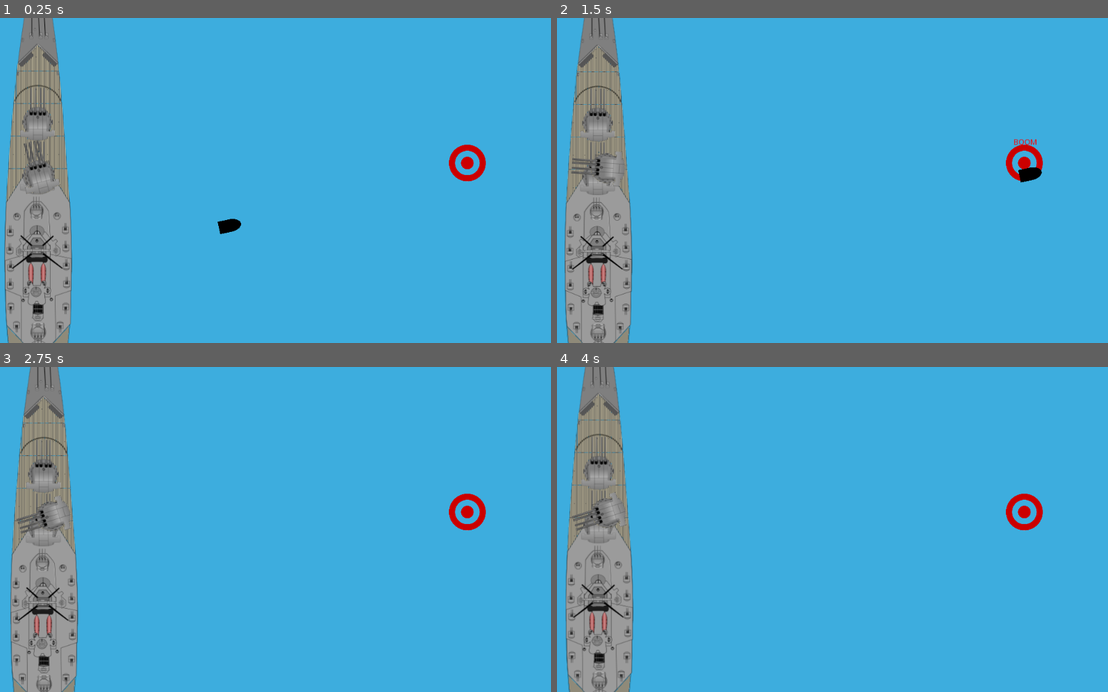
Above: before the commit, frames 1-4 (two rows, left to right).
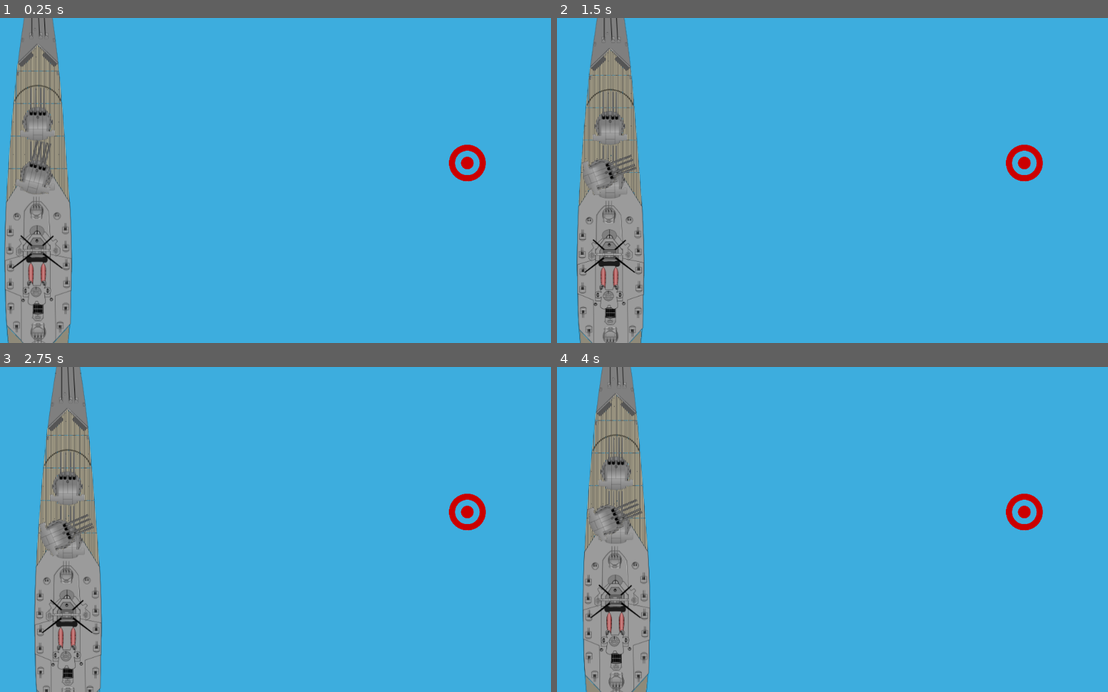
Above: after the commit, the same moments.

Repository: qsollet/2d-naval-combat
Game: Godot game, scene res://main.tscn
Same seed, same stepped clock (60 frames per second), same inputs: the game is played once before the commit and once after it.
Inputs:
- Up to frame 1 (0.25 s): no input
- Up to frame 2 (1.5 s): tap Enter (ui_accept) at 0.5, 1.35 s; hold Right (ui_right) 0.53-1.28 s; hold Enter (ui_accept) 0.53-1.28 s; hold Down (ui_down) from 1.28 s (still down)
- Up to frame 3 (2.75 s): tap Enter (ui_accept) at 1.52, 1.82 s; release Down (ui_down) at 2.03 s; hold Right (ui_right) from 2.03 s (still down); hold Enter (ui_accept) from 2.03 s (still down)
- Up to frame 4 (4 s): release Right (ui_right) at 2.78 s; release Enter (ui_accept) at 2.78 s; hold Up (ui_up) 2.78-3.53 s; tap Enter (ui_accept) at 2.85, 3.02, 3.32 s; hold Left (ui_left) from 3.53 s (still down); hold Enter (ui_accept) from 3.53 s (still down)

The runs differ from the first frame. In frame 1, 0.5% of the frame differs, in the area x 2-44%, y 37-67%; in frame 2, 8.7%; in frame 3, 12%, in the area x 1-19%, y 0-100%; in frame 4, 10%.

Commit message:
fixed turret rotation, added shoot method, added shell spawn which is broken

Diff:
--- a/main.tscn
+++ b/main.tscn
@@ -9,10 +9,8 @@
 [node name="shipA" parent="." instance=ExtResource( 1 )]
 position = Vector2( 78, 376 )
 gravity_scale = 0.0
+Shell = ExtResource( 3 )
+speed = 50
 
 [node name="target" parent="." instance=ExtResource( 2 )]
 position = Vector2( 870, 269 )
-
-[node name="obus" parent="." instance=ExtResource( 3 )]
-position = Vector2( 344, 402 )
-gravity_scale = 0.0
--- a/shell.gd
+++ b/shell.gd
@@ -1,16 +1,21 @@
-extends RigidBody2D
+extends KinematicBody2D
 
-# Declare member variables here. Examples:
-export var speed = 400
-var direction = Vector2(0.0, -1.0)
-var rotation_deg = 78
+var speed = 750
+var velocity = Vector2()
 
 # Called when the node enters the scene tree for the first time.
 func _ready():
-	var rot_dir = direction.rotated(deg2rad(rotation_deg))
-	self.rotate(deg2rad(rotation_deg))
-	self.set_linear_velocity(rot_dir*speed)
+	pass
 
-# Called every frame. 'delta' is the elapsed time since the previous frame.
-func _process(delta):
-	pass
+func start(pos, rot):
+	position = pos
+	rotation = rot
+	self.velocity = Vector2(self.speed, 0).rotated(rotation)
+
+func _physics_process(delta):
+	var collision = move_and_collide(velocity * delta)
+	if collision:
+		velocity = velocity.bounce(collision.normal)
+		if collision.collider.has_method("hit"):
+			if collision.collider.hit():
+				queue_free()
--- a/shell.tscn
+++ b/shell.tscn
@@ -6,7 +6,7 @@
 [sub_resource type="CapsuleShape2D" id=1]
 radius = 11.3802
 
-[node name="Node2D" type="RigidBody2D"]
+[node name="Node2D" type="KinematicBody2D"]
 script = ExtResource( 2 )
 
 [node name="shell" type="Sprite" parent="."]
--- a/shipA.gd
+++ b/shipA.gd
@@ -1,13 +1,15 @@
 extends RigidBody2D
 
-# Declare member variables here. Examples:
-export var shell1 = ""
+export (PackedScene) var Shell
 export var speed = 10
+export var fire_timeout = 2
 var target = null
 var turret_rotation_speed = 1
+var can_shoot = true
 
 # Called when the node enters the scene tree for the first time.
 func _ready():
+	$ShootTimer.wait_time = self.fire_timeout
 	var elems = get_tree().get_nodes_in_group("target")
 	for elem in elems:
 		target = elem
@@ -15,6 +17,7 @@
 # function to rotate the turret
 func aim(delta):
 	if target:
+		# TODO fix seem to aim from the center of the ship instead of the turret
 		var target_rot = $turret1.get_angle_to(target.position)
 		if abs(target_rot) > 0.01:
 			var max_rot = delta * self.turret_rotation_speed
@@ -25,7 +28,15 @@
 			else:
 				$turret1.rotation -= max_rot
 
-# Called every frame. 'delta' is the elapsed time since the previous frame.
+func shoot():
+	if target and can_shoot:
+		print("shoot")
+		var b = Shell.instance()
+		b.start($turret1.position, $turret1.rotation)
+		get_parent().add_child(b)
+		can_shoot = false
+		$ShootTimer.start()
+
 func _process(delta):
 	# Ship movement
 	var velocity = Vector2()
@@ -41,3 +52,11 @@
 
 	# Turret aim
 	aim(delta)
+
+	# Shoot
+	if Input.is_action_pressed("ui_accept"):
+		shoot()
+
+func _on_ShootTimer_timeout():
+	print("reloaded")
+	can_shoot = true
--- a/shipA.tscn
+++ b/shipA.tscn
@@ -23,3 +23,9 @@
 
 [node name="turret1" parent="." instance=ExtResource( 3 )]
 position = Vector2( 0, -101.448 )
+rotation = 3.14159
+
+[node name="ShootTimer" type="Timer" parent="."]
+wait_time = 2.0
+one_shot = true
+[connection signal="timeout" from="ShootTimer" to="." method="_on_ShootTimer_timeout"]
--- a/target.gd
+++ b/target.gd
@@ -1,16 +1,13 @@
 extends Area2D
 
-# Declare member variables here. Examples:
 var text
 var timer
 
-# Called when the node enters the scene tree for the first time.
 func _ready():
 	for child in get_children():
 		if child is RichTextLabel:
 		  text = child
 
-# Called every frame. 'delta' is the elapsed time since the previous frame.
 func _process(delta):
 	pass
 
--- a/turret.tscn
+++ b/turret.tscn
@@ -5,5 +5,5 @@
 [node name="turret" type="Node2D"]
 
 [node name="Sprite" type="Sprite" parent="."]
-rotation = -1.5708
+rotation = 1.5708
 texture = ExtResource( 1 )
